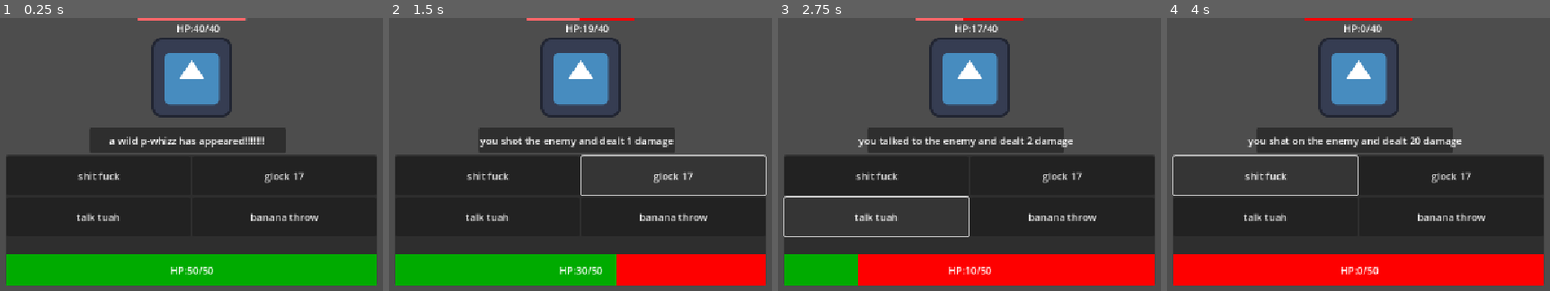
Above: before the commit, frames 1-4 (left to right).
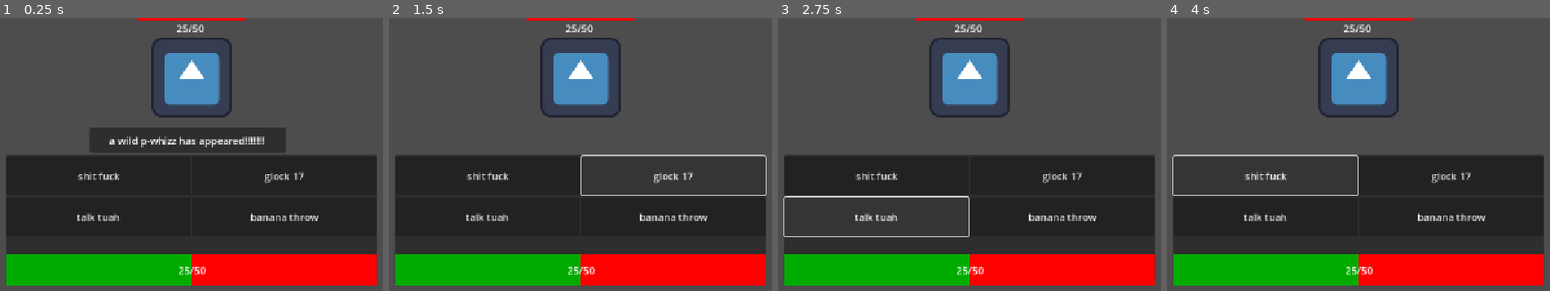
Above: after the commit, the same moments.

Repository: Game-Development-Club-at-UMD/Ludum-Dare-58
Game: Godot game, scene res://Combat/Battle Scene/battle.tscn
The game is run twice, just before and just after one commit, with the same random seed, the same clock (stepped at 60 frames per second) and the same inputs. Before the commit the project starts from res://battle.tscn. The engine's default icon, where the game draws it, is replaced by a stand-in: a white triangle on a blue panel in a dark square.
Inputs:
- Up to frame 1 (0.25 s): no input
- Up to frame 2 (1.5 s): click "shit fuck" at 0.5 s; click "glock 17" at 1.25 s
- Up to frame 3 (2.75 s): click "talk tuah" at 2 s
- Up to frame 4 (4 s): click "banana throw" at 2.75 s; click "shit fuck" at 3.5 s

The runs differ from the first frame. In frame 1, 6.2% of the frame differs, in the area x 35-99%, y 0-99%; in frame 2, 6.0%; in frame 3, 8.3%; in frame 4, 10%, in the area x 1-77%, y 2-99%.
Error after the commit: Invalid access to property or key 'health' on a base object of type 'Resource (BaseEnemy.gd)'. (res://Combat/Battle)

Commit message:
Added MoveHolder

Diff:
--- a/ludum-dare-58/Combat/BaseEnemy.gd
+++ /dev/null
@@ -1,6 +0,0 @@
-extends Resource
-
-@export var name: String = "enemy"
-@export var texture: Texture = null
-@export var damage: int = 20
-@export var health: int = 40
--- /dev/null
+++ b/ludum-dare-58/Combat/Battle Scene/BaseEnemy.gd
@@ -0,0 +1,6 @@
+extends Resource
+
+@export var name: String = "enemy"
+@export var texture: Texture = null
+@export var enemyBodyPart1 : BodyPartResource
+@export var enemyBodyPart2 : BodyPartResource
--- a/ludum-dare-58/battle.gd
+++ b/ludum-dare-58/Combat/Battle Scene/battle.gd
@@ -5,21 +5,18 @@
 var current_player_health= 0
 var current_enemy_health = 0
 
+signal changeTurn
 signal textbox_closed
 
 
 func _ready():
 
-
 	displaytext("a wild p-whizz has appeared!!!!!!! ")
 
 
-	set_health(State.current_health, State.max_health, $Playerstats/ProgressBar )
-	set_health(enemy.health, enemy.health, $VBoxContainer/EnemyHealth)
 
 	await self.textbox_closed
 
-	current_player_health = State.current_health
 	current_enemy_health = enemy.health
 
 func set_health(health, max_health, progress_bar):
@@ -41,7 +38,6 @@
 func enemy_turn():
 	displaytext("the enemy slapped you for 20 damage")
 	current_player_health = max(0,current_player_health - enemy.damage )
-	set_health(current_player_health, State.max_health, $Playerstats/ProgressBar)
 	await self.textbox_closed
 
 
@@ -50,19 +46,15 @@
 
 
 func _on_attack_1_pressed():
-		displaytext("you shat on the enemy and dealt %d damage" % State.player_attack1_damage)
-		current_enemy_health = max(0,current_enemy_health - State.player_attack1_damage )
-		set_health(current_enemy_health, enemy.health, $VBoxContainer/EnemyHealth)
-		await self.textbox_closed
+	set_health(current_enemy_health, enemy.health, $VBoxContainer/EnemyHealth)
+	await self.textbox_closed
 
 
-		enemy_turn()
+	enemy_turn()
 
 
 
 func _on_attack_2_pressed():
-	displaytext("you shot the enemy and dealt %d damage" % State.player_attack2_damage)
-	current_enemy_health = max(0,current_enemy_health - State.player_attack2_damage )
 	set_health(current_enemy_health, enemy.health, $VBoxContainer/EnemyHealth)
 	await self.textbox_closed
 
@@ -71,8 +63,6 @@
 
 
 func _on_attack_3_pressed():
-	displaytext("you talked to the enemy and dealt %d damage" % State.player_attack3_damage)
-	current_enemy_health = max(0,current_enemy_health - State.player_attack3_damage )
 	set_health(current_enemy_health, enemy.health, $VBoxContainer/EnemyHealth)
 	await self.textbox_closed
 
@@ -82,8 +72,6 @@
 
 
 func _on_attack_4_pressed():
-	displaytext("you bananaed on the enemy and dealt %d damage" % State.player_attack4_damage)
-	current_enemy_health = max(0,current_enemy_health - State.player_attack4_damage )
 	set_health(current_enemy_health, enemy.health, $VBoxContainer/EnemyHealth)
 	await self.textbox_closed
 
--- a/ludum-dare-58/battle.tscn
+++ b/ludum-dare-58/Combat/Battle Scene/battle.tscn
@@ -1,6 +1,6 @@
 [gd_scene load_steps=7 format=3 uid="uid://cp2prdao74j3h"]
 
-[ext_resource type="Script" uid="uid://c7wrivykeywb6" path="res://battle.gd" id="1_ip7xm"]
+[ext_resource type="Script" uid="uid://c7wrivykeywb6" path="res://Combat/Battle Scene/battle.gd" id="1_ip7xm"]
 [ext_resource type="Resource" uid="uid://bpghkryt3mr0c" path="res://Combat/Pwhizz.tres" id="2_7sfm4"]
 [ext_resource type="Texture2D" uid="uid://dstft2ogyxgit" path="res://icon.svg" id="3_i431l"]
 
--- a/ludum-dare-58/Combat/Battle.gd
+++ /dev/null
@@ -1,12 +0,0 @@
-extends Node
-
-@export var enemy: Resource = null
-
-func _ready():
-	set_health(State.current_health, State.max_health, $Playerstats/VBoxContainer/ProgressBar)
-	set_health(enemy.health, enemy.health, $VBoxContainer/ProgressBar)
-	print(enemy.health)
-func set_health(health, max_health, progress_bar):
-	progress_bar.value = health
-	progress_bar.max_value = max_health
-	progress_bar.get_node("Label").text = "HP:%d%d" % [health, max_health]
--- a/ludum-dare-58/Combat/combat_manager.tscn
+++ b/ludum-dare-58/Combat/Manager/combat_manager.tscn
@@ -1,6 +1,6 @@
 [gd_scene load_steps=3 format=3 uid="uid://duuy661qaoaco"]
 
-[ext_resource type="Script" uid="uid://d4jalbtjm0yrc" path="res://Combat/CombatManager.gd" id="1_3m3na"]
+[ext_resource type="Script" uid="uid://d4jalbtjm0yrc" path="res://Combat/Manager/CombatManager.gd" id="1_3m3na"]
 [ext_resource type="PackedScene" uid="uid://c6a7ifv5dqitu" path="res://Buttons/DodgeButton.tscn" id="2_mcrup"]
 
 [node name="CombatManager" type="Node"]
--- a/ludum-dare-58/Combat/Pwhizz.tres
+++ b/ludum-dare-58/Combat/Pwhizz.tres
@@ -1,9 +1,12 @@
-[gd_resource type="Resource" load_steps=3 format=3 uid="uid://bpghkryt3mr0c"]
+[gd_resource type="Resource" load_steps=4 format=3 uid="uid://bpghkryt3mr0c"]
 
-[ext_resource type="Script" uid="uid://yfidqerdplbl" path="res://Combat/BaseEnemy.gd" id="1_i4rpk"]
+[ext_resource type="Script" uid="uid://yfidqerdplbl" path="res://Combat/Battle Scene/BaseEnemy.gd" id="1_i4rpk"]
+[ext_resource type="Resource" uid="uid://076mrrrxg5pd" path="res://Body Parts/Resources/GenericLimb.tres" id="1_re55s"]
 [ext_resource type="Texture2D" uid="uid://civy0bjpo5v0d" path="res://IMG_6062.jpg" id="2_re55s"]
 
 [resource]
 script = ExtResource("1_i4rpk")
 name = "p-jizzy"
 texture = ExtResource("2_re55s")
+enemyBodyPart1 = ExtResource("1_re55s")
+enemyBodyPart2 = ExtResource("1_re55s")
--- a/ludum-dare-58/Combat/State.gd
+++ /dev/null
@@ -1,8 +0,0 @@
-extends Node
-
-var current_health = 50
-var max_health = 50
-var player_attack1_damage = 20
-var player_attack2_damage = 1
-var player_attack3_damage = 2
-var player_attack4_damage = 3
--- a/ludum-dare-58/Main Scene/Main Scene.tscn
+++ b/ludum-dare-58/Main Scene/Main Scene.tscn
@@ -1,6 +1,6 @@
 [gd_scene load_steps=4 format=3 uid="uid://ckm4jkowybpia"]
 
-[ext_resource type="PackedScene" uid="uid://duuy661qaoaco" path="res://Combat/combat_manager.tscn" id="1_ny3ru"]
+[ext_resource type="PackedScene" uid="uid://duuy661qaoaco" path="res://Combat/Manager/combat_manager.tscn" id="1_ny3ru"]
 
 [sub_resource type="Environment" id="Environment_ny3ru"]
 background_mode = 1
--- a/ludum-dare-58/Moves/BaseMove.gd
+++ b/ludum-dare-58/Moves/BaseMove.gd
@@ -1,4 +1,8 @@
 class_name Move
 extends Resource
 
-@export var Name : String = ""
+@export var name : String = ""
+
+
+func getName() -> String:
+	return name
--- /dev/null
+++ b/ludum-dare-58/Moves/MoveHolder.gd
@@ -0,0 +1,11 @@
+class_name MoveHolder extends Node
+
+var moveDict: Dictionary[String, Move]
+
+
+func addtoMoveDict(newMove : Move):
+	moveDict.get_or_add(newMove.getName())
+
+
+func getMoveFromDict(key : String) -> Move:
+	return moveDict[key]
--- a/ludum-dare-58/Parent Creature/Scripts/parent_creature.gd
+++ b/ludum-dare-58/Parent Creature/Scripts/parent_creature.gd
@@ -19,6 +19,8 @@
 
 ## Array of LimbHolder transforms for each body part
 var transforms : Dictionary[String, Transform3D]
+
+var moveDict : Dictionary[String, Move]
 
 ## Connects signals from BodyPartHolder nodes to their respective functions
 func _ready() -> void:
--- a/ludum-dare-58/project.godot
+++ b/ludum-dare-58/project.godot
@@ -11,13 +11,9 @@
 [application]
 
 config/name="Ludum Dare 58"
-run/main_scene="res://battle.tscn"
+run/main_scene="res://Combat/Battle Scene/battle.tscn"
 config/features=PackedStringArray("4.5", "Forward Plus")
 config/icon="res://icon.svg"
-
-[autoload]
-
-State="*res://Combat/State.gd"
 
 [audio]
 
Renamed: ludum-dare-58/Combat/BaseEnemy.gd.uid -> ludum-dare-58/Combat/Battle Scene/BaseEnemy.gd.uid
Renamed: ludum-dare-58/battle.gd.uid -> ludum-dare-58/Combat/Battle Scene/battle.gd.uid
Not shown, removed: ludum-dare-58/Combat/Battle.gd.uid
Renamed: ludum-dare-58/Combat/CombatManager.gd -> ludum-dare-58/Combat/Manager/CombatManager.gd
Renamed: ludum-dare-58/Combat/CombatManager.gd.uid -> ludum-dare-58/Combat/Manager/CombatManager.gd.uid
Not shown, removed: ludum-dare-58/Combat/State.gd.uid
Not shown, added: ludum-dare-58/Moves/MoveHolder.gd.uid
